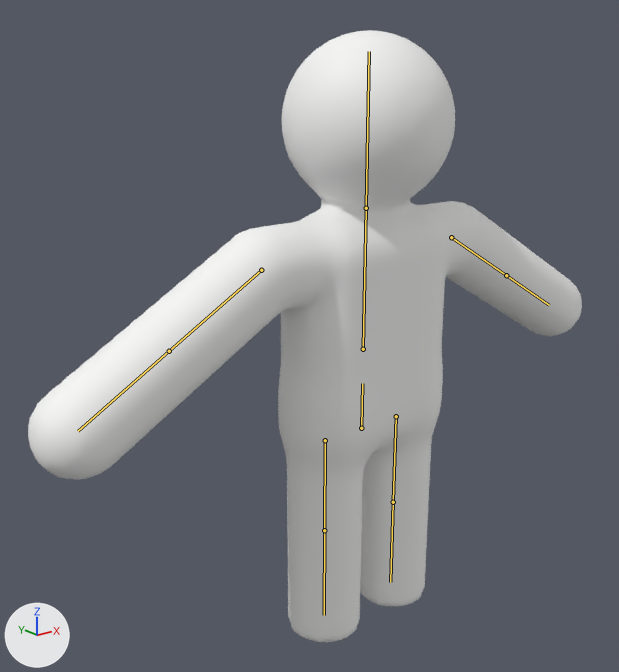
The glTF model assets/character.glb, before and after one commit.
Camera for both pictures: a 50 mm camera at (-1.8, -1.97, 1.86) aimed at (-0.18, 0.05, 1.05). Lighting does not change. The marker at lower left points along +X, +Y and +Z. The older version comes first. The bones that change, and the others that lie on the model, are drawn over the model as lines.

The first picture shows 'Character'.
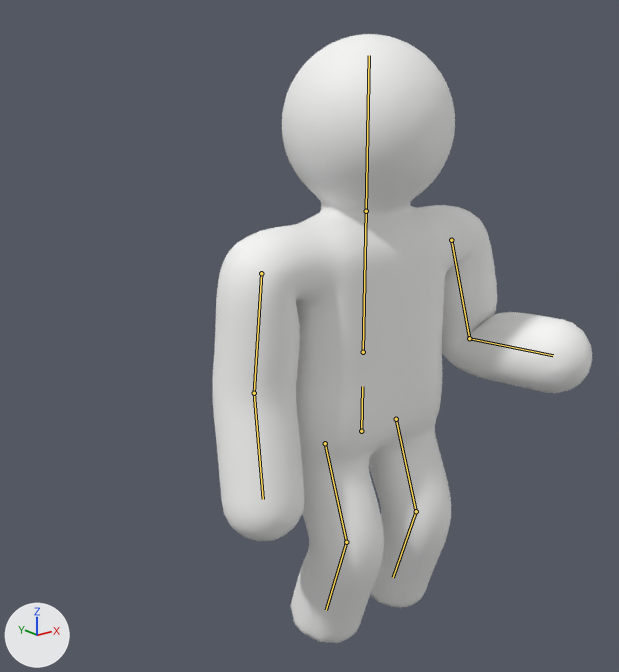
The newer file adds an action. The first version stands in its rest pose; the second is drawn at frame 2 of the action 'HoldTowel'.

The edits, one by one:
Bone 'hips' (bone_hips) moves from (0.0, 0.0, 0.0) to (0.0, -0.01, 0.0).
Bone 'upper_arm.L' (bone_upper_arm_l) turns from (0, 0, 0) to (9, 4, -50) degrees about its own x, y and z.
Bone 'forearm.L' (bone_forearm_l) turns from (0, 0, 0) to (78, -11, 14) degrees about its own x, y and z.
Bone 'upper_arm.R' (bone_upper_arm_r) turns from (0, 0, 0) to (0, 0, 54) degrees about its own x, y and z.
Bone 'forearm.R' (bone_forearm_r) turns from (0, 0, 0) to (14, 0, 0) degrees about its own x, y and z.
Bone 'thigh.L' (bone_thigh_l) turns from (0, 0, 0) to (20, 0, 0) degrees about its own x, y and z.
Bone 'shin.L' (bone_shin_l) turns from (0, 0, 0) to (-38, 0, 0) degrees about its own x, y and z.
Bone 'thigh.R' (bone_thigh_r) turns from (0, 0, 0) to (20, 0, 0) degrees about its own x, y and z.
Bone 'shin.R' (bone_shin_r) turns from (0, 0, 0) to (-38, 0, 0) degrees about its own x, y and z.

Boxes [x1, y1, x2, y2] around the edits, measured in the pictures (619 x 672 px):
'Character', posed (32% narrower)
    before: [28, 30, 582, 642]
    after: [213, 34, 592, 643]
bone 'hips', root to tip
    before: (361, 428) to (362, 383)
    after: (361, 431) to (362, 386)
bone 'upper_arm.L', root to tip
    before: (451, 237) to (506, 275)
    after: (451, 240) to (469, 338)
bone 'forearm.L', root to tip
    before: (506, 275) to (549, 305)
    after: (469, 338) to (553, 355)
bone 'upper_arm.R', root to tip
    before: (261, 270) to (169, 351)
    after: (261, 273) to (254, 393)
bone 'forearm.R', root to tip
    before: (169, 351) to (78, 431)
    after: (254, 393) to (263, 499)
bone 'thigh.L', root to tip
    before: (396, 416) to (393, 502)
    after: (396, 419) to (416, 511)
bone 'shin.L', root to tip
    before: (393, 502) to (390, 582)
    after: (416, 511) to (393, 577)
bone 'thigh.R', root to tip
    before: (325, 440) to (324, 530)
    after: (325, 443) to (346, 542)
bone 'shin.R', root to tip
    before: (324, 530) to (324, 615)
    after: (346, 542) to (326, 610)
